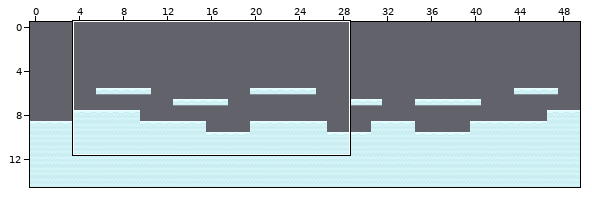
Two states of a Tiled map, public/assets/game.tmx. Above: a wide view before the commit, with the close-up outlined.
Close-up. First the earlier version:
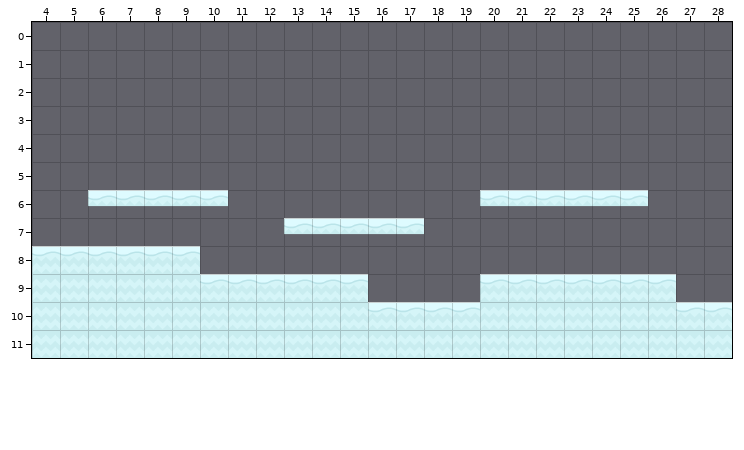
Cells are 70x70 px. Shown: x 4..28, y 0..11. The commit also changed other parts of the map, which this record leaves out.
The same view after the edit:
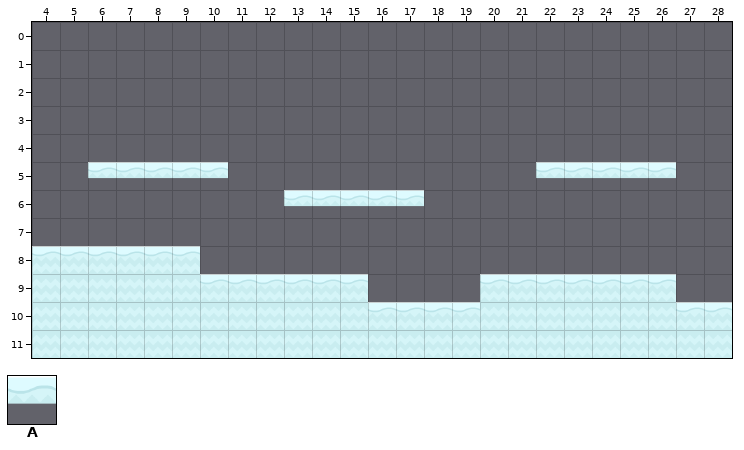
Key: from "iceworld": A 22.
_ is an empty cell.
Changes in this commit:
Layer "ground":
Tile A is added in row 5 at x 6 to 10 and 22 to 26; in row 6 at x 13 to 17.
The edit erases tile A in row 6 at x 6 to 10 and 20 to 25; in row 7 at x 13 to 17.
Boxes around the changes in both close-ups, in picture pixels (x1, y1, x2, y2):
changed: (88, 162, 228, 207)
changed: (480, 162, 676, 207)
changed: (284, 190, 424, 235)
